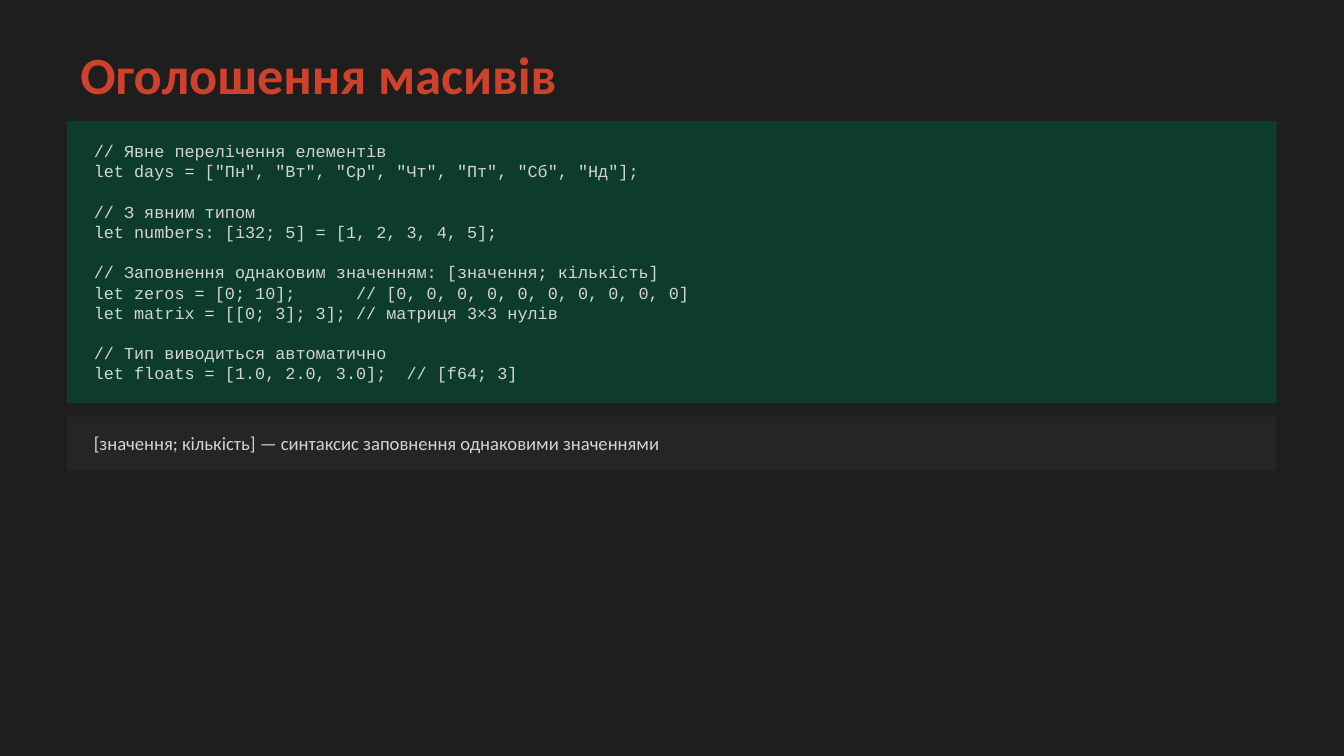
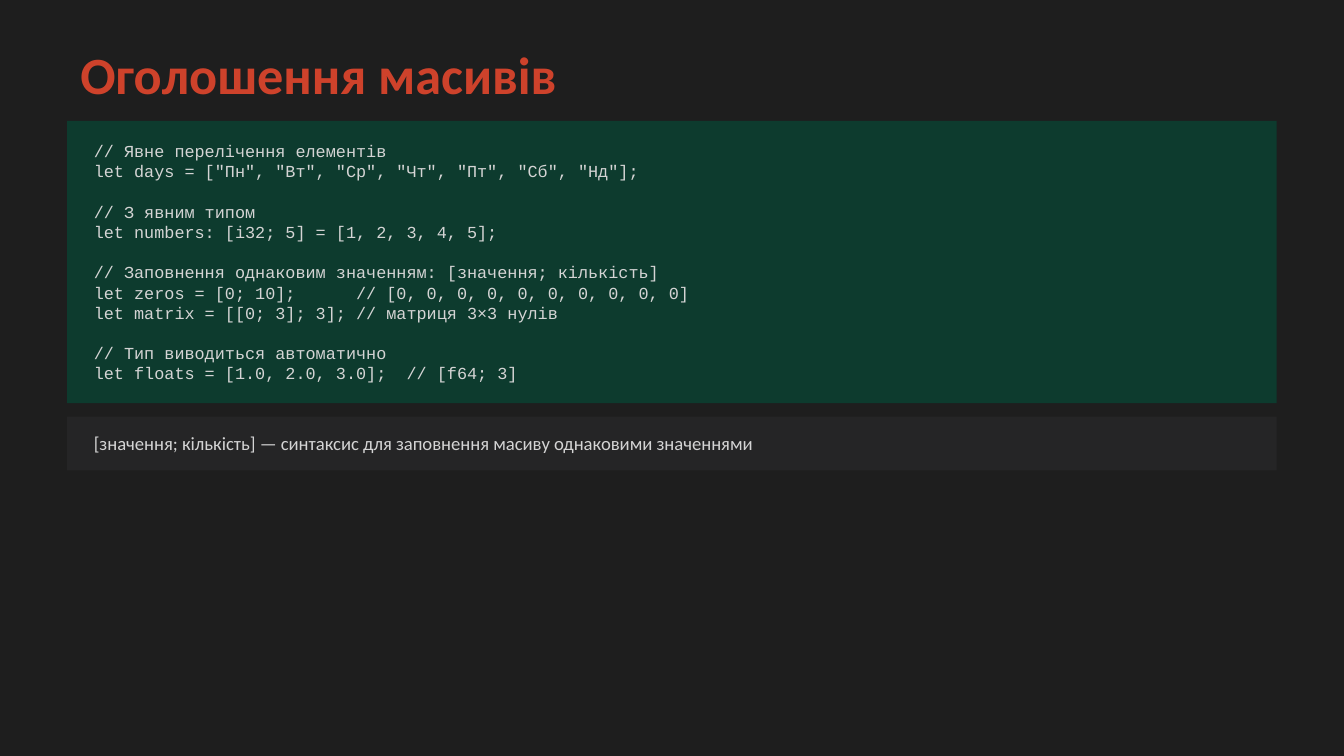
Before and after one commit to oleksiibychkov/rust-mas-textbook, a slide deck: slide 8 of src/lectures/ppt/Лекція_2_Rust_Розширена.pptx. Drawn at 1344x756 pixels with LibreOffice and Linux fonts; fonts in the diff are those of the drawing. Boxes give left, top, right and bottom in pixels: in the first picture for what was removed or moved away, otherwise in the second. Text is boxed around its words. In the diff, an @@ line names an element or a change of style, - is before the commit and + after.

```diff
--- a/src/lectures/ppt/Лекція_2_Rust_Розширена.pptx
+++ b/src/lectures/ppt/Лекція_2_Rust_Розширена.pptx
@@ text at (94, 436, 753, 453): text changed @@
-[значення; кількість] — синтаксис заповнення однаковими значеннями
+[значення; кількість] — синтаксис для заповнення масиву однаковими значеннями
```
Also in this commit, not shown: 10 other slides changed, 5 slides added, 1 other file.
